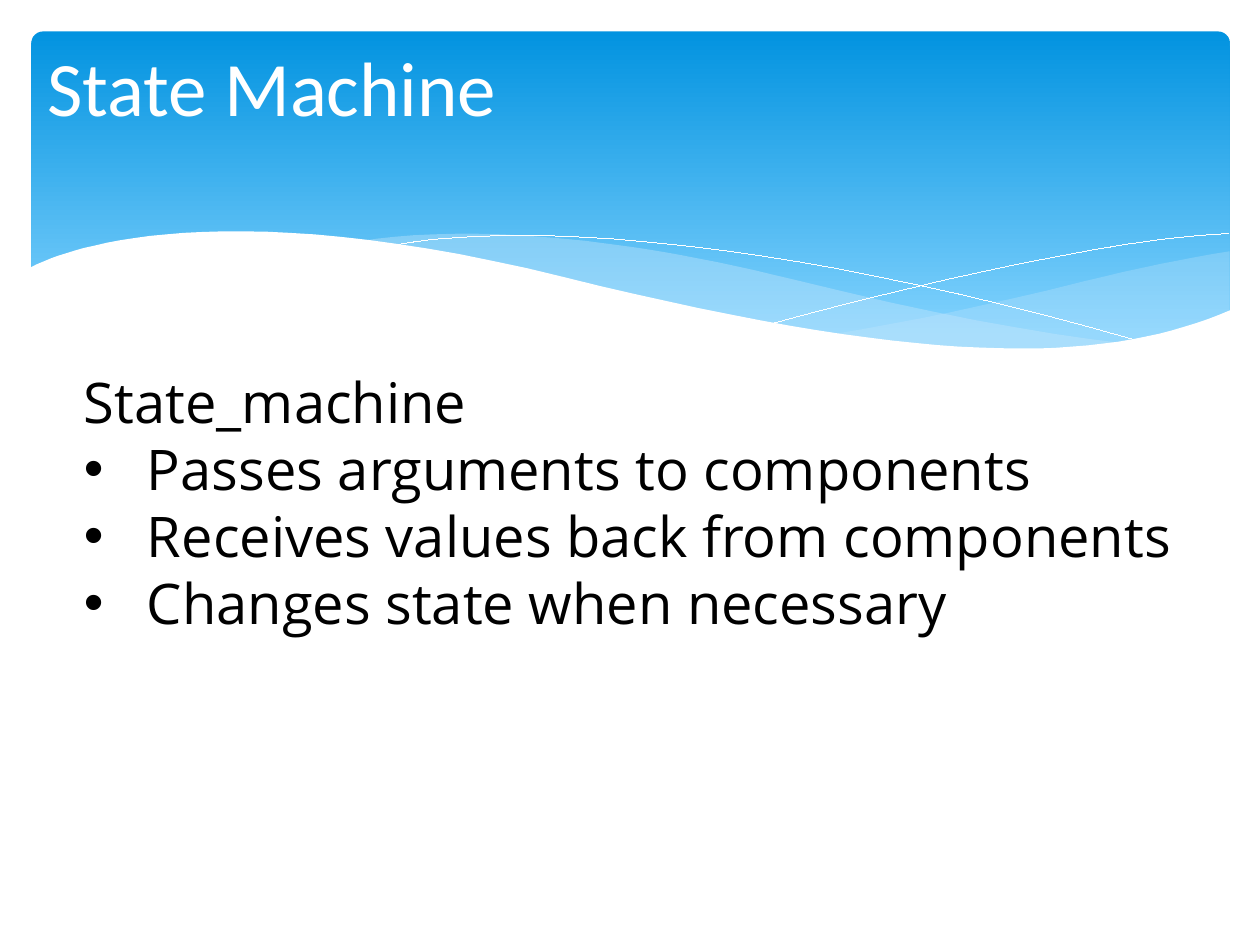
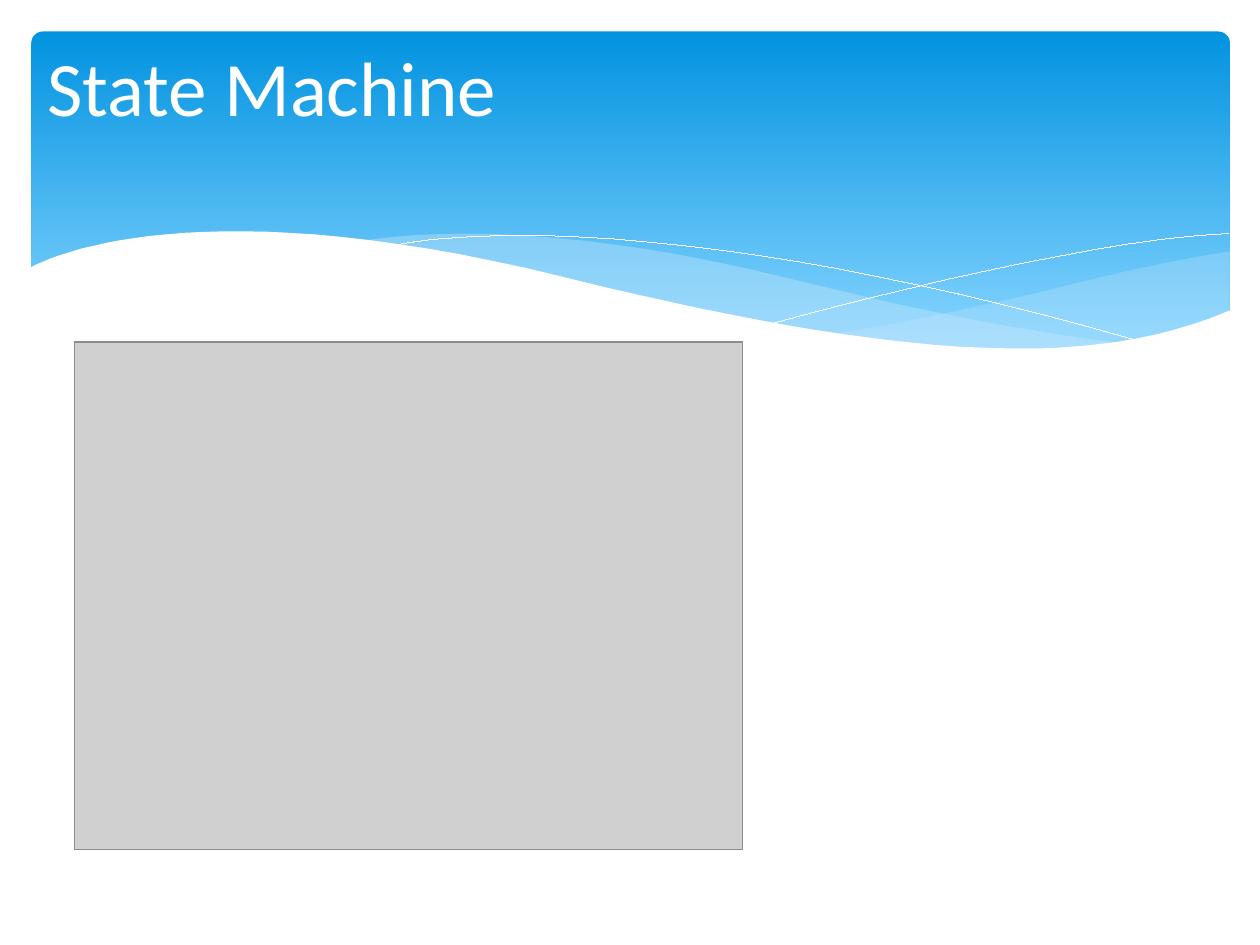
Before and after one commit to chris-turps/QA_Python3, a slide deck: slide 5 of DG_05 Responsibilities.pptx (slide 4 before the commit). Drawn at 1260x945 pixels with LibreOffice and Linux fonts; fonts in the diff are those of the drawing; grey boxes stand for pictures. Boxes give left, top, right and bottom in pixels: in the first picture for what was removed or moved away, otherwise in the second. Text is boxed around its words. In the diff, an @@ line names an element or a change of style, - is before the commit and + after.

Commit message:
new slides

```diff
--- a/DG_05 Responsibilities.pptx
+++ b/DG_05 Responsibilities.pptx
@@ picture added at (74, 343, 742, 850) @@
@@ text removed at (84, 380, 1170, 638) @@
-State_machine
-• Passes arguments to components
-• Receives values back from components
-• Changes state when necessary
```
Also in this commit, not shown: 1 other slide changed, 2 slides added, 11 other files.
